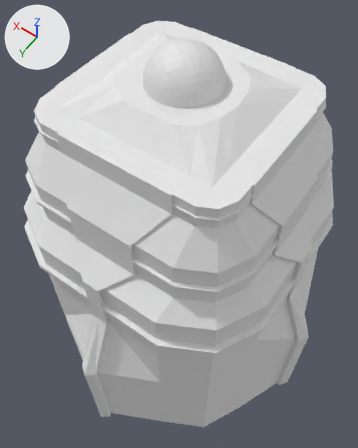
An edit to the Blender file BlendFilesForUnity/G_SniperTower.blend, drawn before and after from the same camera.
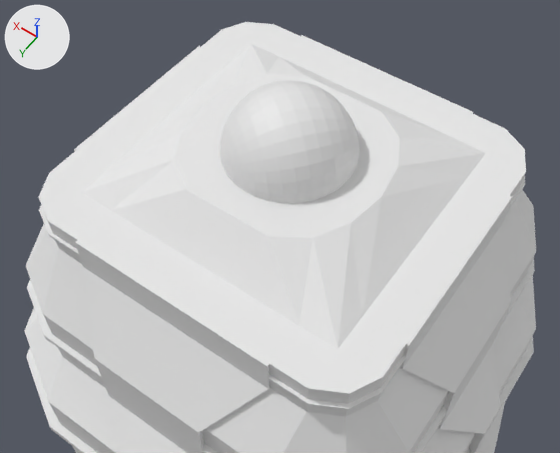
Each version is shown whole from a 50 mm camera at (-3.65, 5.22, 9.6) aimed at (0.04, 0.06, 1.49), then close up from a 50 mm camera at (-2.8, 4.04, 10.13) aimed at (-0.53, 0.87, 5.15). Every picture has the same lights, and +X, +Y and +Z are marked at upper left.
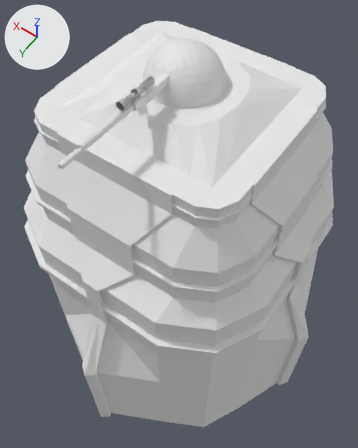
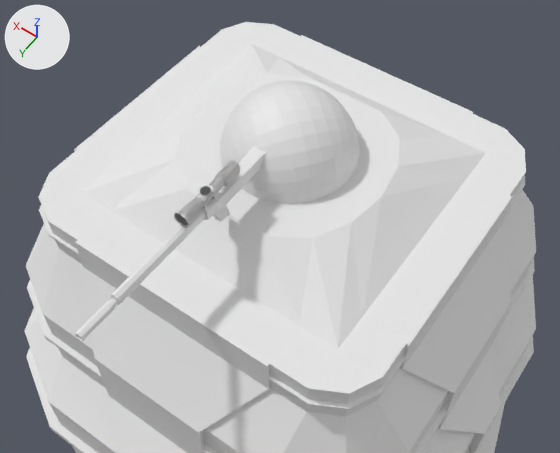
Commit message: Sniper tower fully done
forgot the sniper lol

Location of each change, (x1, y1, x2, y2) in pixels of the close-ups (560 x 453 px):
```json
{"object": "Sphere", "change": "reshaped", "before": [220, 81, 359, 203], "after": [75, 81, 359, 341], "on screen": "104% wider, 112% taller"}
{"part": 1, "of": "me_sphere", "change": "added", "after": [75, 146, 266, 341]}
```

The change, as JSON lines over the scene's bpy script:
```json
{"block": "me_sphere", "where": "# used by ob_sphere; location = (0.0, 0.0, 6.317)"}
{"op": "remove", "block": "me_sphere", "code": "me_sphere.from_pydata(...)  # 257 vertices, 256 faces; spans x -0.651..0.609, y -0.622..0.639, z -1.339..-0.703"}
{"op": "add", "block": "me_sphere", "code": "me_sphere.from_pydata(...)  # 776 vertices, 800 faces; spans x -0.651..0.609, y -0.622..2.619, z -1.339..-0.703"}
{"block": "me_sphere", "change": "me_sphere part 1: a new loose piece of 519 vertices spanning x -0.107..0.034, y 0.37..2.619, z -1.263..-0.762"}
```
